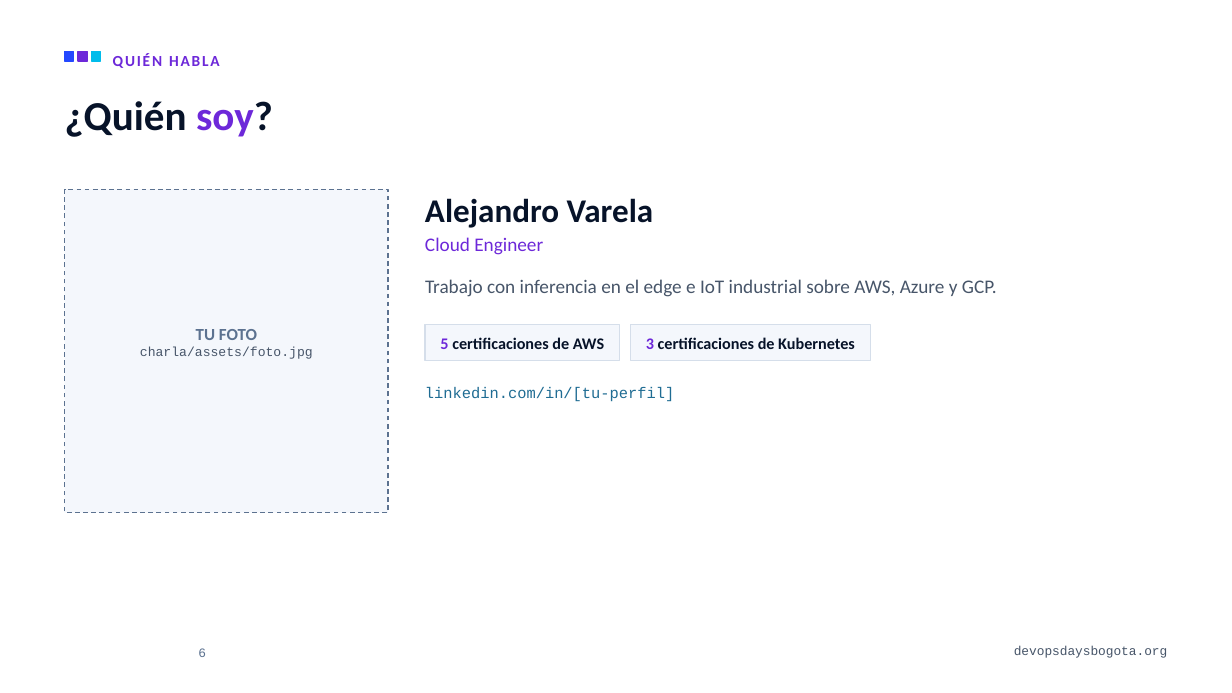
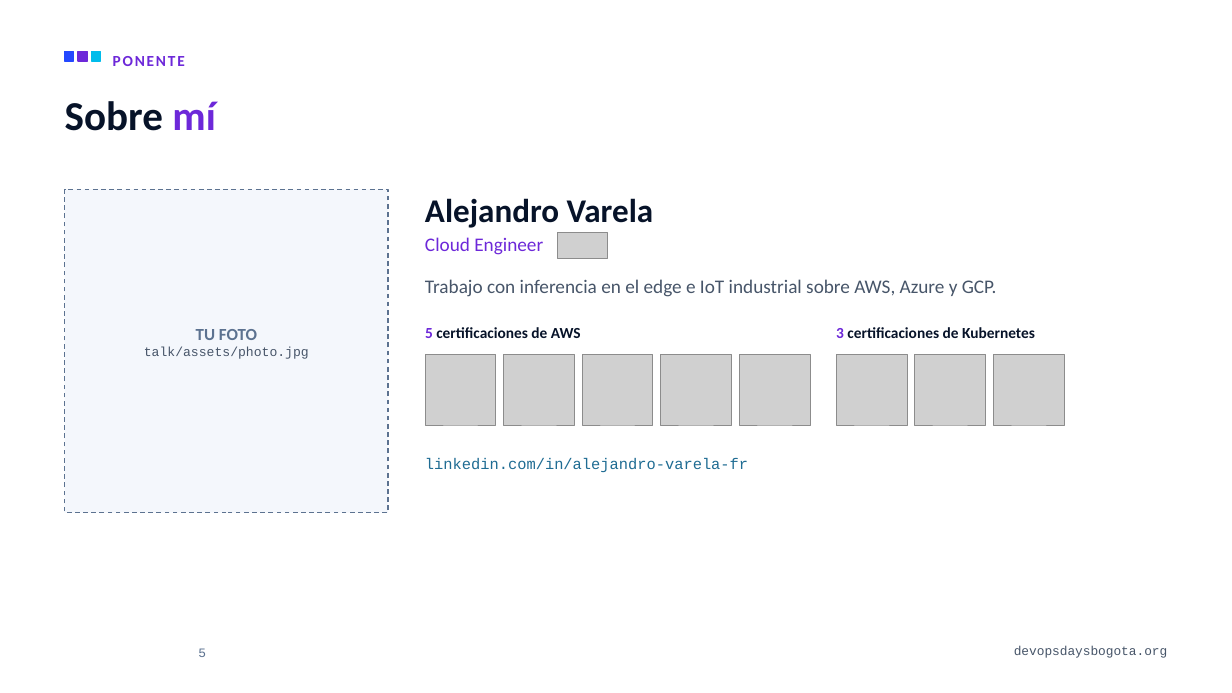
Before and after one commit to alejandro945/mlops-a-ciegas, a slide deck: slide 5 of talk/MLOps-a-ciegas-DevOpsDays-Bogota-2026.pptx (slide 6 before the commit). Drawn at 1232x693 pixels with LibreOffice and Linux fonts; fonts in the diff are those of the drawing; grey boxes stand for pictures; background and template pictures are left out. Boxes give left, top, right and bottom in pixels: in the first picture for what was removed or moved away, otherwise in the second. Text is boxed around its words. In the diff, an @@ line names an element or a change of style, - is before the commit and + after.

```diff
--- a/talk/MLOps-a-ciegas-DevOpsDays-Bogota-2026.pptx
+++ b/talk/MLOps-a-ciegas-DevOpsDays-Bogota-2026.pptx
@@ text at bbox=[113, 56, 185, 66]: text changed @@
-QUIÉN HABLA
+PONENTE
@@ title at bbox=[65, 101, 215, 131]: text changed @@
-¿Quién soy?
+Sobre mí
@@ picture added at bbox=[557, 233, 607, 259] @@
@@ text "5 certificaciones de AWS" at bbox=[425, 327, 581, 338]: size 12.6 to 12 pt; alignment centre to left; vertical alignment middle to top @@
@@ rectangle removed at bbox=[425, 325, 620, 360] @@
@@ rectangle removed at bbox=[630, 325, 871, 360] @@
@@ text "3 certificaciones de Kubernetes" at bbox=[836, 327, 1035, 338]: size 12.6 to 12 pt; alignment centre to left; vertical alignment middle to top @@
@@ text "3 certificaciones de Kubernetes": place and size @@
-text "3 certificaciones de Kubernetes" at bbox=[646, 337, 855, 349]
+text "3 certificaciones de Kubernetes" at bbox=[836, 327, 1035, 338]
@@ text at bbox=[144, 347, 309, 359]: text changed @@
-charla/assets/foto.jpg
+talk/assets/photo.jpg
@@ picture added at bbox=[425, 354, 496, 425] @@
@@ picture added at bbox=[504, 354, 575, 425] @@
@@ picture added at bbox=[582, 354, 653, 425] @@
@@ picture added at bbox=[661, 354, 732, 425] @@
@@ picture added at bbox=[739, 354, 811, 425] @@
@@ picture added at bbox=[836, 354, 908, 425] @@
@@ picture added at bbox=[915, 354, 986, 425] @@
@@ picture added at bbox=[994, 354, 1065, 425] @@
@@ text at bbox=[425, 458, 748, 472]: text changed @@
-linkedin.com/in/[tu-perfil]
+linkedin.com/in/alejandro-varela-fr
```
Also in this commit, not shown: 28 other slides changed, 1 slide added, 3 slides removed, 29 other files.
